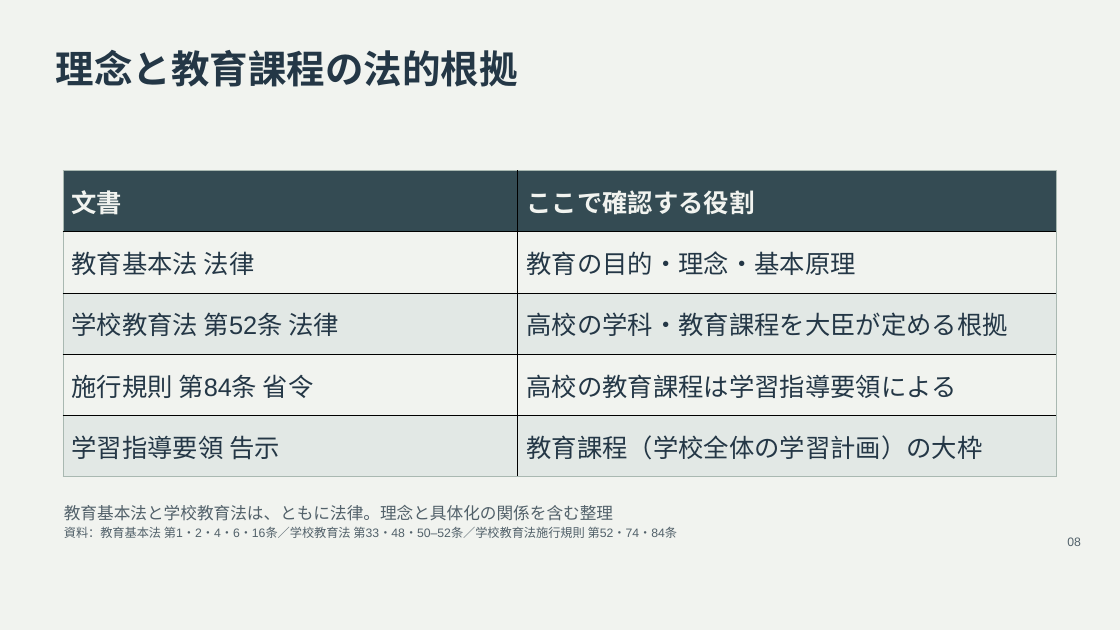
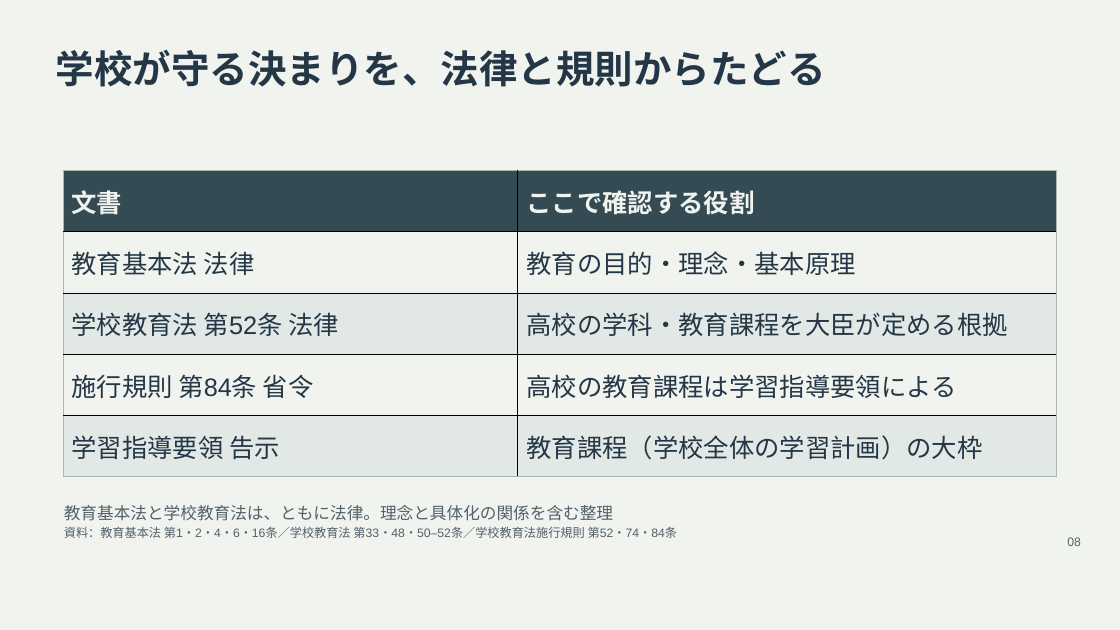
Before and after one commit to zooc-14calbp/industrial-education-i, a slide deck: slide 8 of lessons/05/slides.pptx. Drawn at 1120x630 pixels with LibreOffice and Linux fonts; fonts in the diff are those of the drawing. Boxes give left, top, right and bottom in pixels: in the first picture for what was removed or moved away, otherwise in the second. Text is boxed around its words. In the diff, an @@ line names an element or a change of style, - is before the commit and + after.

```diff
--- a/lessons/05/slides.pptx
+++ b/lessons/05/slides.pptx
@@ text at bbox=[56, 50, 826, 87]: text changed @@
-理念と教育課程の法的根拠
+学校が守る決まりを、法律と規則からたどる
```
Also in this commit, not shown: 3 other slides changed, 11 other files.
